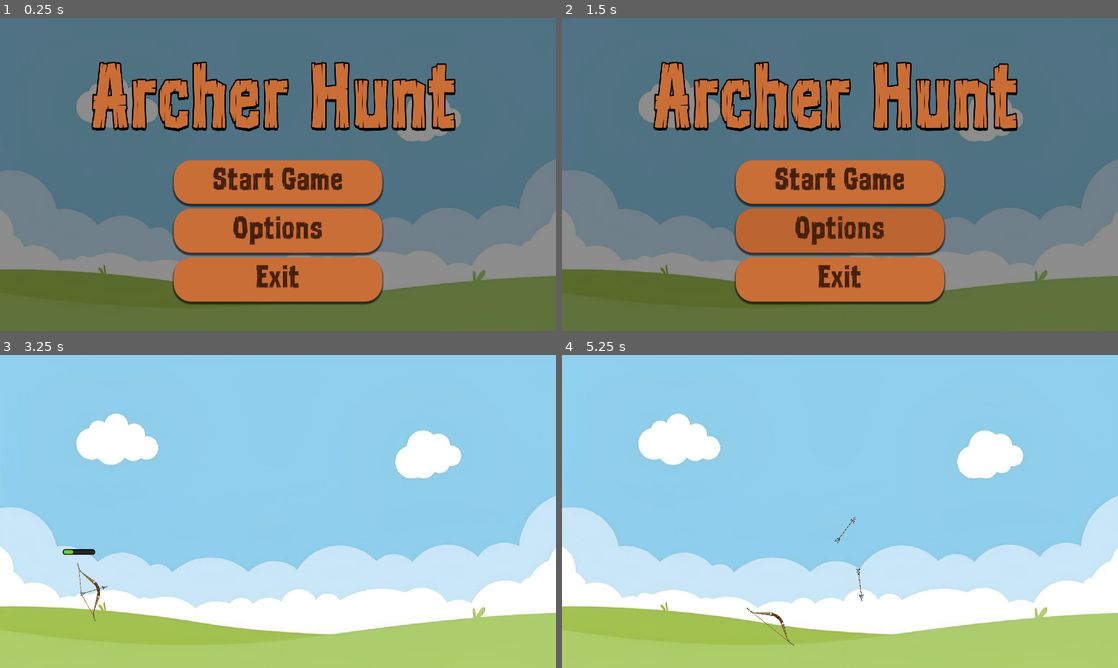
Above: before the commit, frames 1-4 (two rows, left to right).
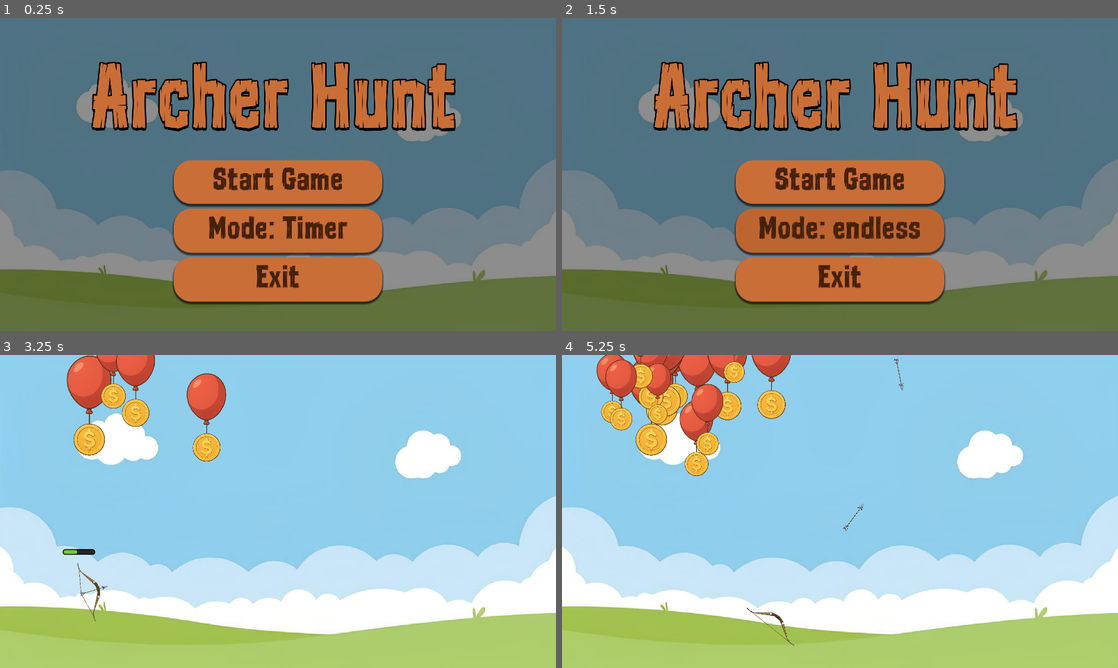
Above: after the commit, the same moments.

Repository: Shaheer-Afaq/arrow-hunt
Game: Godot game, scene res://Scenes/main_menu.tscn
The game is run twice, just before and just after one commit, with the same random seed, the same clock (stepped at 60 frames per second) and the same inputs.
Inputs (mouse positions are in pixels of both pictures, inside the frame that each line leads up to):
- Up to frame 1 (0.25 s): no input
- Up to frame 2 (1.5 s): click "Options" (after the commit: "Mode: Timer") at 0.5 s; click "Options" (after the commit: "Mode: levels") at 1.25 s
- Up to frame 3 (3.25 s): click "Start Game" at 2 s; move the mouse to (400, 495) at 2.77 s; hold D (right) from 2.78 s (still down); hold Right mouse button (shoot) from 2.78 s (still down); tap Space (jump) at 3.02 s; tap R (spawn, bound only after the commit) at 3.05 s
- Up to frame 4 (5.25 s): move the mouse to (728, 527) at 3.52 s; release Right mouse button (shoot) at 3.53 s; tap R (spawn, bound only after the commit) at 3.6, 4.55, 5.1 s; tap Space (jump) at 3.77 s; right-click (728, 527) at 3.8 s; move the mouse to (895, 442) at 4.27 s; release D (right) at 4.28 s; hold A (left) 4.28-5.03 s; hold Right mouse button (shoot) 4.28-5.03 s; move the mouse to (812, 574) at 5.02 s; hold D (right) from 5.03 s (still down)

The runs differ from the first frame. In frame 1, 1.0% of the frame differs, in the area x 37-63%, y 63-73%; in frame 2, 1.2%; in frame 3, 4.1%; in frame 4, 6.8%, in the area x 6-62%, y 0-79%.

Commit message:
balloon and coins :)

Diff:
--- a/Scenes/game.tscn
+++ b/Scenes/game.tscn
@@ -21,7 +21,7 @@
 texture = ExtResource("2_qxrlw")
 
 [node name="StaticBody2D" type="StaticBody2D" parent="."]
-collision_layer = 4
+collision_layer = 8
 collision_mask = 0
 
 [node name="CollisionShape2D" type="CollisionShape2D" parent="StaticBody2D"]
--- a/Scenes/main_menu.tscn
+++ b/Scenes/main_menu.tscn
@@ -139,7 +139,7 @@
 theme_override_styles/hover = SubResource("StyleBoxFlat_1ehe0")
 theme_override_styles/pressed = SubResource("StyleBoxFlat_ce3w2")
 theme_override_styles/normal = SubResource("StyleBoxFlat_n45e2")
-text = "Options"
+text = "Mode: Timer"
 
 [node name="Button3" type="Button" parent="VBoxContainer"]
 layout_mode = 2
@@ -166,5 +166,5 @@
 text = "Exit"
 
 [connection signal="pressed" from="VBoxContainer/Button" to="." method="_on_start_pressed"]
-[connection signal="pressed" from="VBoxContainer/Button2" to="." method="_on_options_pressed"]
+[connection signal="pressed" from="VBoxContainer/Button2" to="." method="_on_mode_pressed"]
 [connection signal="pressed" from="VBoxContainer/Button3" to="." method="_on_exit_pressed"]
--- /dev/null
+++ b/Scenes/target.tscn
@@ -0,0 +1,43 @@
+[gd_scene load_steps=7 format=3 uid="uid://bvgppv3m5tugh"]
+
+[ext_resource type="Script" uid="uid://b46er601mxjqj" path="res://Scripts/target.gd" id="1_ls7vh"]
+[ext_resource type="Texture2D" uid="uid://d4hc81pvoiypu" path="res://Assets/Sprites/coin.png" id="2_2228f"]
+[ext_resource type="Texture2D" uid="uid://c5oyoljtigqpc" path="res://Assets/Sprites/balloon.png" id="3_2228f"]
+[ext_resource type="AudioStream" uid="uid://ju862ax48jhs" path="res://Assets/audio/pop.mp3" id="4_ww0yb"]
+
+[sub_resource type="CircleShape2D" id="CircleShape2D_2228f"]
+radius = 45.0111
+
+[sub_resource type="CapsuleShape2D" id="CapsuleShape2D_2228f"]
+radius = 60.0
+height = 138.0
+
+[node name="target" type="CharacterBody2D"]
+collision_mask = 4
+script = ExtResource("1_ls7vh")
+
+[node name="coin" type="Sprite2D" parent="."]
+texture_filter = 2
+scale = Vector2(0.3, 0.3)
+texture = ExtResource("2_2228f")
+
+[node name="coinhitbox" type="CollisionShape2D" parent="."]
+position = Vector2(0, -1)
+shape = SubResource("CircleShape2D_2228f")
+
+[node name="balloon" type="Sprite2D" parent="."]
+position = Vector2(0, -44)
+scale = Vector2(0.6, 0.6)
+texture = ExtResource("3_2228f")
+offset = Vector2(0, -176.42)
+
+[node name="balloonarea" type="Area2D" parent="."]
+
+[node name="hitbox" type="CollisionShape2D" parent="balloonarea"]
+position = Vector2(-1, -175)
+shape = SubResource("CapsuleShape2D_2228f")
+
+[node name="burst" type="AudioStreamPlayer2D" parent="."]
+stream = ExtResource("4_ww0yb")
+
+[connection signal="body_entered" from="balloonarea" to="." method="on_body_entered"]
--- a/Scripts/arrow.gd
+++ b/Scripts/arrow.gd
@@ -7,6 +7,7 @@
 var collided: bool
 
 func _ready():
+	add_to_group("arrows")
 	var rotated_vector = Vector2.RIGHT.rotated(angle + PI)
 	position += rotated_vector * spawn_offset
 	velocity = rotated_vector * power
--- a/Scripts/context.gd
+++ b/Scripts/context.gd
@@ -4,4 +4,8 @@
 const Arrow = preload("res://Scenes/arrow.tscn")
 const Game = preload("res://Scenes/game.tscn")
 const Player = preload("res://Scenes/player.tscn")
+const Target = preload("res://Scenes/target.tscn")
 const Global_Scale = 1.4
+
+var modes: Array = ["timer", "levels", "endless"]
+var mode_index: int = 0
--- a/Scripts/game.gd
+++ b/Scripts/game.gd
@@ -7,4 +7,9 @@
 	add_child(player)
 
 func _process(delta: float) -> void:
-	pass
+	if Input.is_action_pressed("spawn"):
+		var target = Context.Target.instantiate()
+		target.position = Vector2(
+			randi_range(50, get_viewport().size.x-50),
+			randi_range(50, get_viewport().size.y-50))
+		add_child(target)
--- a/Scripts/main_menu.gd
+++ b/Scripts/main_menu.gd
@@ -1,20 +1,24 @@
 extends Control
 
+var ctx = Context
 
-# Called when the node enters the scene tree for the first time.
 func _ready() -> void:
-	pass # Replace with function body.
+	pass
 
-
-# Called every frame. 'delta' is the elapsed time since the previous frame.
 func _process(delta: float) -> void:
 	pass
 
 func _on_start_pressed() -> void:
 	get_tree().change_scene_to_file("res://Scenes/game.tscn")
 
-func _on_options_pressed() -> void:
-	pass # Replace with function body.
-
 func _on_exit_pressed() -> void:
 	get_tree().quit()
+
+func _on_mode_pressed() -> void:
+	if ctx.mode_index < len(ctx.modes)-1:
+		ctx.mode_index += 1
+		#pass
+	else:
+		ctx.mode_index = 0
+		#pass
+	$VBoxContainer/Button2.text = "Mode: " + ctx.modes[ctx.mode_index]
--- a/Scripts/player.gd
+++ b/Scripts/player.gd
@@ -6,6 +6,7 @@
 const FRICTION = 0.93
 const MAX_POWER = 2500
 const MIN_POWER = 415
+const CHARGE_SPEED = 50
 var power: int = 0
 
 func _ready() -> void:
@@ -39,7 +40,7 @@
 	if Input.is_action_pressed("shoot"):
 		$PowerBar.visible = true
 		#power = $Bow.position.distance_to(get_local_mouse_position())
-		power += 40
+		power += CHARGE_SPEED
 		if power >= 2500: power = 2500
 		$PowerBar.value = power
 		$Bow.animation = "charge"
--- /dev/null
+++ b/Scripts/target.gd
@@ -0,0 +1,35 @@
+extends CharacterBody2D
+
+var popped: bool
+var gravity: int
+var size: float
+
+func _ready() -> void:
+	popped = false
+	scale.x = randf_range(0.7, 1.2)
+	scale.y = scale.x
+	gravity = 0
+
+func _process(delta: float) -> void:
+	pass
+
+func _physics_process(delta: float) -> void:
+	velocity.y += gravity
+	move_and_collide(velocity)
+	if position.y > get_viewport().size.y + 50: queue_free()
+
+func on_body_entered(body: Node2D) -> void:
+	if body.is_in_group("arrows"):
+		$burst.pitch_scale = remap(scale.x, 0.7, 1.2, 0.8, 0.4)
+		$burst.play(0.1)
+		$balloon.visible = false
+		$balloonarea.monitoring = false
+		gravity = 2
+
+func delete_after_delay(time: float = 2.0):
+	var deleteTimer = Timer.new()
+	deleteTimer.wait_time = time
+	deleteTimer.one_shot = true
+	add_child(deleteTimer)
+	deleteTimer.start()
+	deleteTimer.timeout.connect(func():queue_free())
--- a/project.godot
+++ b/project.godot
@@ -56,6 +56,11 @@
 , Object(InputEventKey,"resource_local_to_scene":false,"resource_name":"","device":-1,"window_id":0,"alt_pressed":false …(186 unchanged characters)…
 ]
 }
+spawn={
+"deadzone": 0.2,
+"events": [Object(InputEventKey,"resource_local_to_scene":false,"resource_name":"","device":-1,"window_id":0,"alt_pressed":false,"shift_pressed":false,"ctrl_pressed":false,"meta_pressed":false,"pressed":false,"keycode":0,"physical_keycode":82,"key_label":0,"unicode":114,"location":0,"echo":false,"script":null)
+]
+}
 
 [physics]
 
Binary file removed: Assets/Sprites/Archery/arrow2.png
Binary file removed: Assets/Sprites/Archery/arrow3.png
Binary file removed: Assets/Sprites/Character/Hurt/0_Warrior_Hurt_000.png
Binary file removed: Assets/Sprites/Character/Idle Blinking/0_Warrior_Idle Blinking_000.png
Binary file removed: Assets/Sprites/Character/Walk/0_Warrior_Walk_000.png
Binary file added: Assets/Sprites/balloon.png
Binary file added: Assets/Sprites/coin.png
Binary file added: Assets/Sprites/target.png
Not shown, added: Scripts/target.gd.uid
Not shown, added: Assets/audio/pop.mp3
